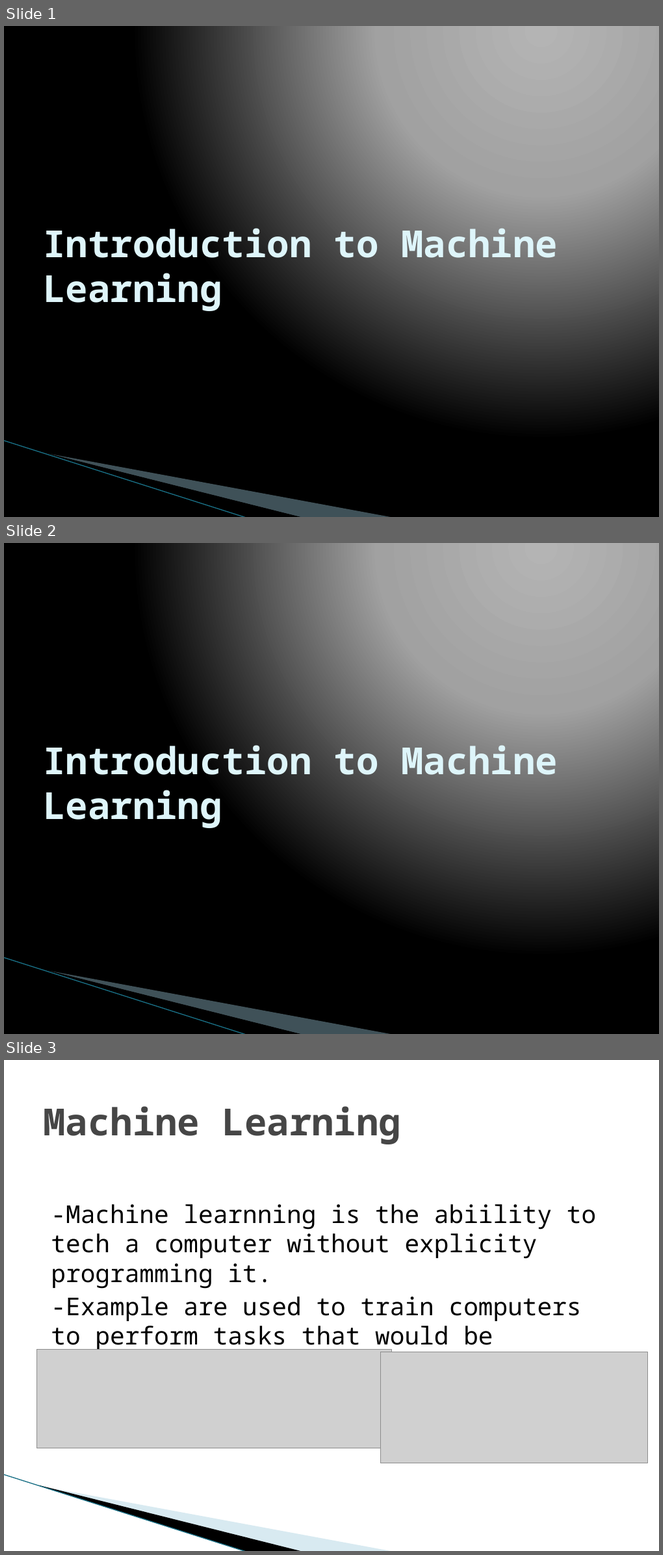
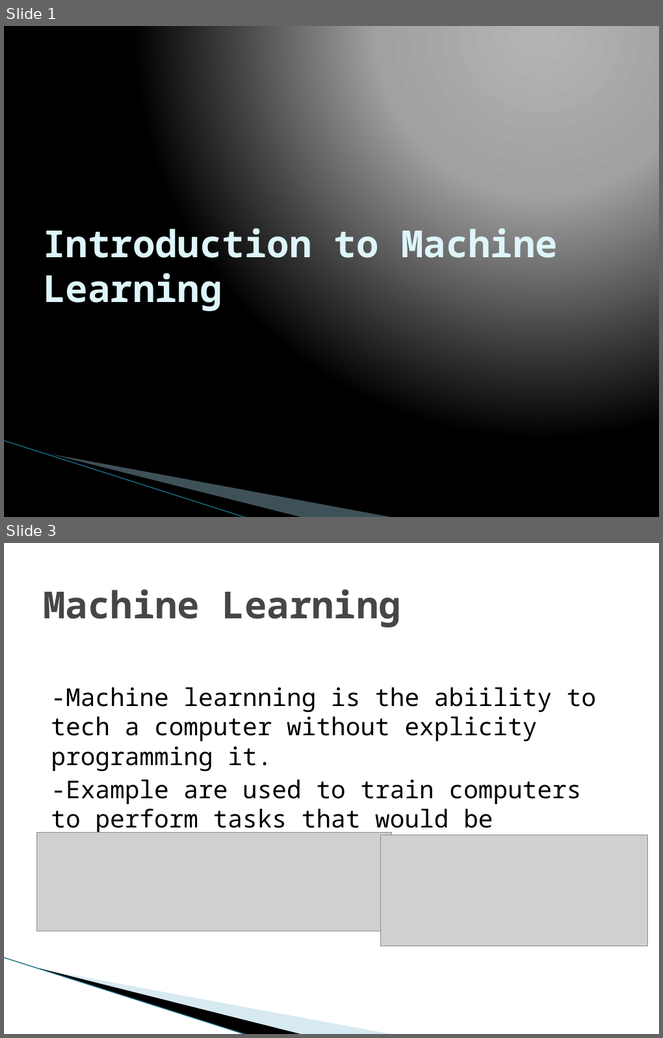
Before and after one commit to rimonyousuf/Machine-Learning, a slide deck: Introduction to Machine Learning.pptx. Shown one above the other, each under a label of ours: slides 1, 2 and 3 before the commit, slides 1 and 3 after it; the slides between them are not shown. The pictures are 663x1555 and 663x1038 pixels, drawn with LibreOffice and Linux fonts; fonts in the diff are those of the drawing; grey boxes stand for pictures; background and template pictures are left out. Boxes give left, top, right and bottom in pixels: in the first picture for what was removed or moved away, otherwise in the second. Text is boxed around its words. In the diff, an @@ line names an element or a change of style, - is before the commit and + after.

```diff
--- a/Introduction to Machine Learning.pptx
+++ b/Introduction to Machine Learning.pptx
@@ slide 2 removed at <box>4,543,659,1034</box>, background gradient #B4B4B4 to #A2A2A2 to #000000; not listed: 3 template elements that a slide beside it also shows @@
@@ title removed at <box>43,739,558,828</box> @@
-Introduction to Machine Learning
```
Also in this commit, not shown: 2 slides added.
